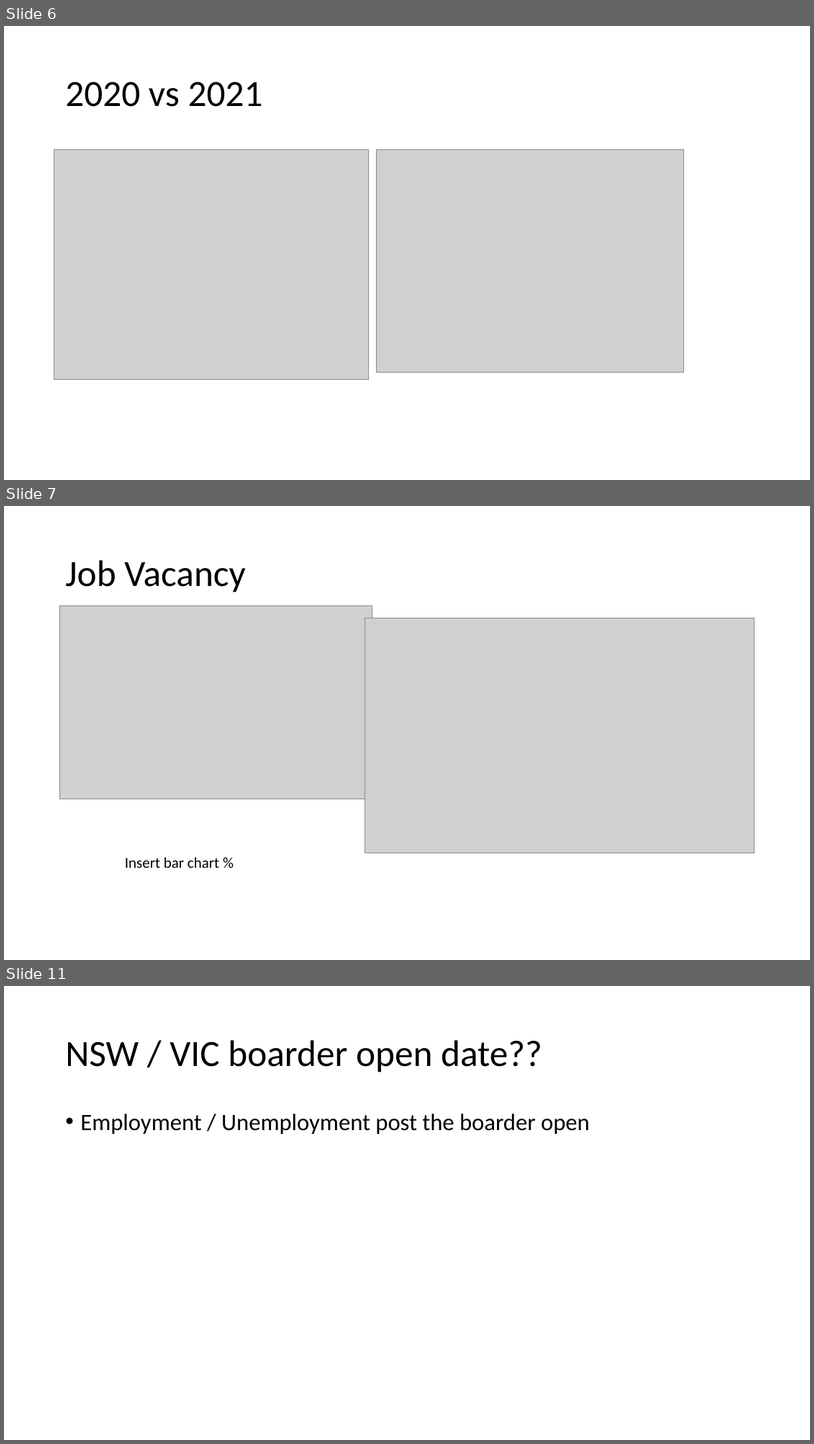
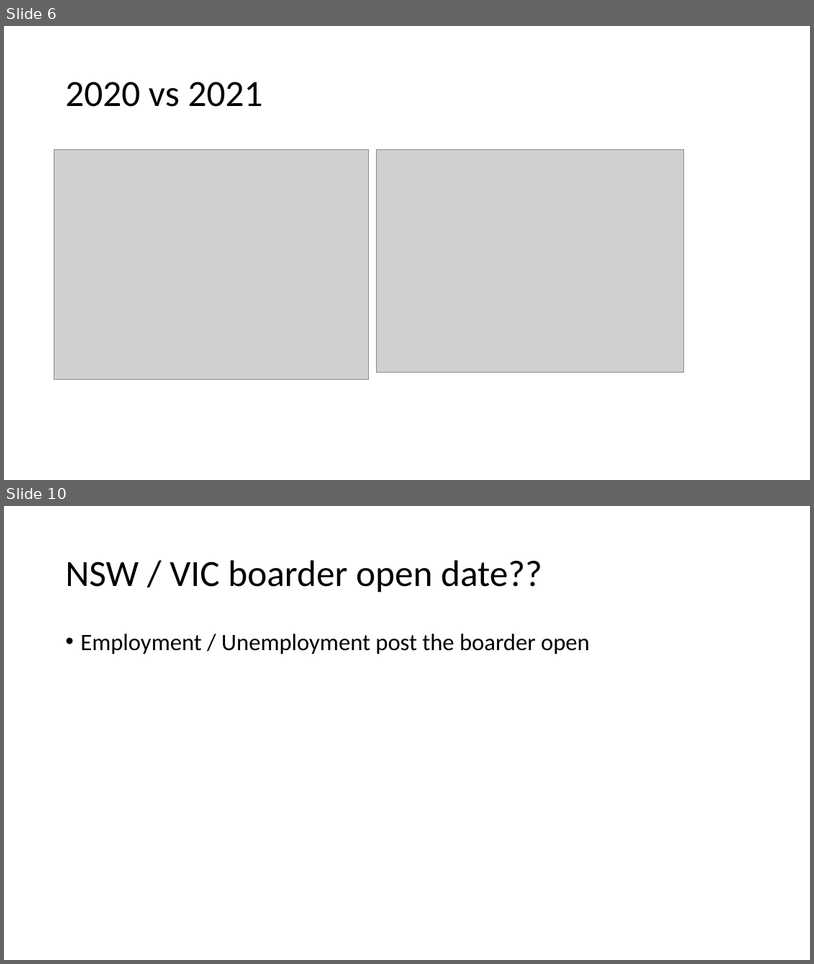
Before and after one commit to CarmenK2/GroupProject1, a slide deck: Presentation_ppt.pptx. Shown one above the other, each under a label of ours: slides 6, 7 and 11 before the commit, slides 6 and 10 after it; the slides between them are not shown. The pictures are 814x1444 and 814x964 pixels, drawn with LibreOffice and Linux fonts; fonts in the diff are those of the drawing; grey boxes stand for pictures. Boxes give left, top, right and bottom in pixels: in the first picture for what was removed or moved away, otherwise in the second. Text is boxed around its words. In the diff, an @@ line names an element or a change of style, - is before the commit and + after.

```diff
--- a/Presentation_ppt.pptx
+++ b/Presentation_ppt.pptx
@@ slide 7 removed at <box>4,506,810,960</box>, background #FFFFFF @@
@@ title removed at <box>65,560,246,592</box> @@
-Job Vacancy
@@ picture removed at <box>59,605,373,799</box> @@
@@ picture removed at <box>365,618,756,852</box> @@
@@ text removed at <box>125,857,219,867</box> @@
-Insert bar chart %
@@ what was slide 11 is now slide 10 @@
```
Also in this commit, not shown: 2 slides changed, 1 slide added, 1 other slide removed, 5 other files.
